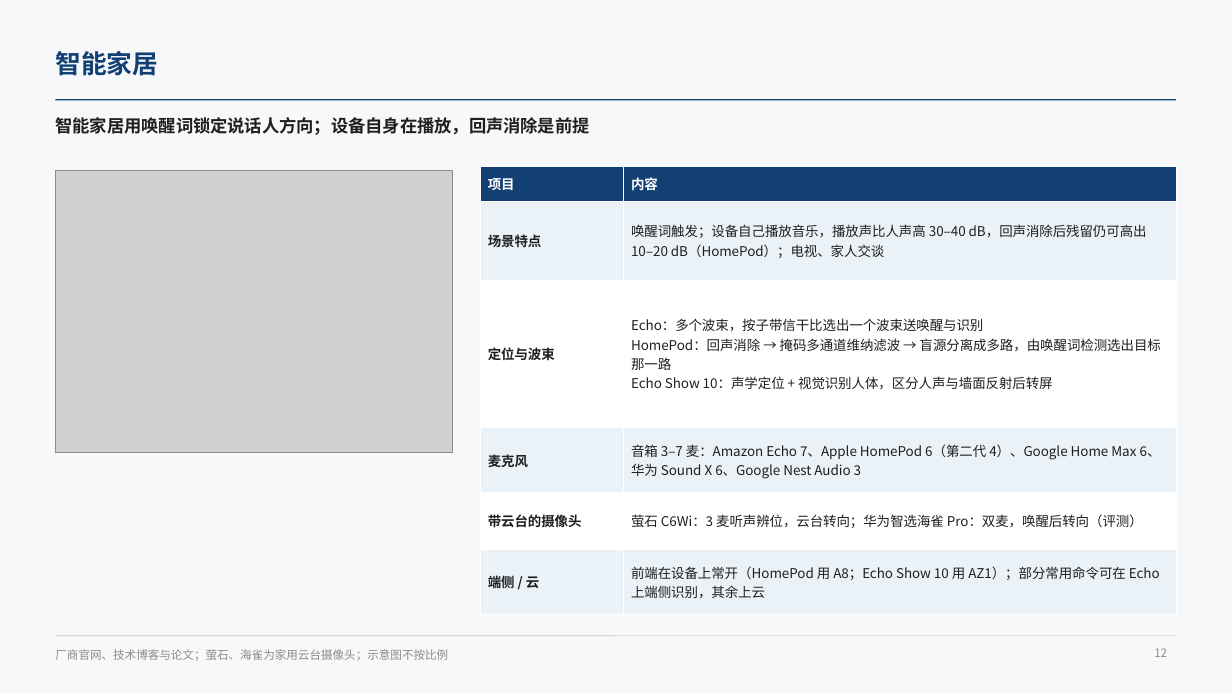
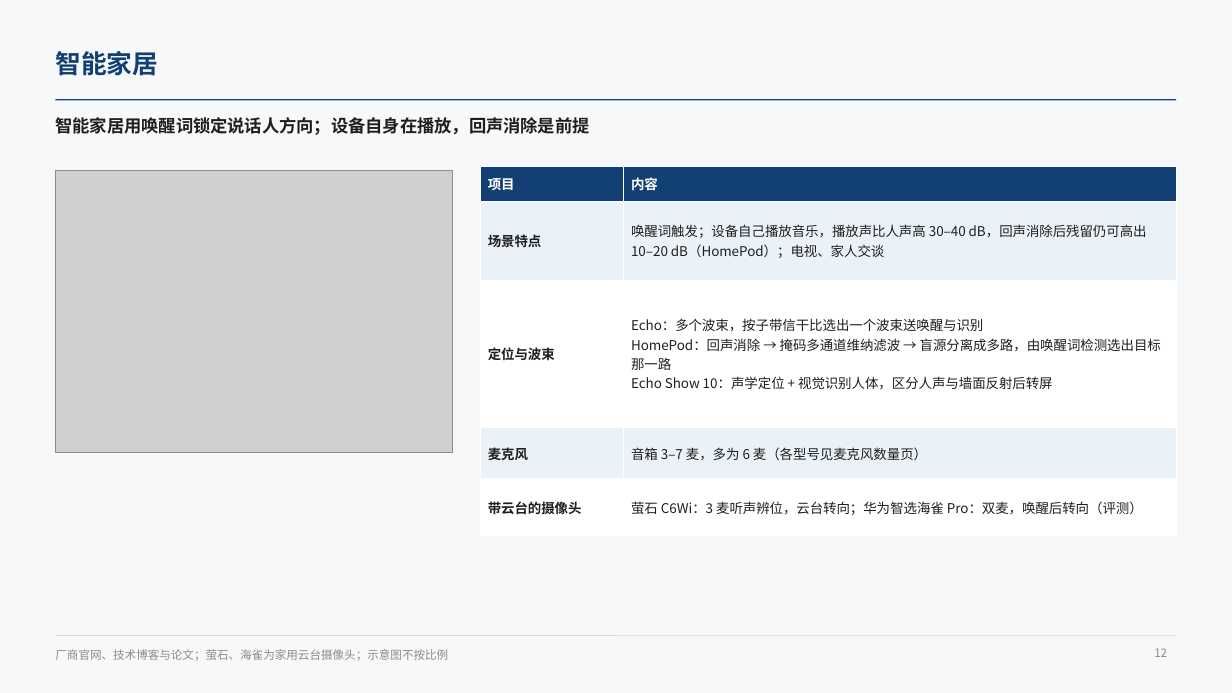
Before and after one commit to ZeroFoxxi/ssl-scene1, a slide deck: slide 12 of 01_场景一_摄像头声源定位/技术总结/声源定位与波束成形技术总结.pptx. Drawn at 1232x693 pixels with LibreOffice and Linux fonts; fonts in the diff are those of the drawing; grey boxes stand for pictures. Boxes give left, top, right and bottom in pixels: in the first picture for what was removed or moved away, otherwise in the second. Text is boxed around its words. In the diff, an @@ line names an element or a change of style, - is before the commit and + after.

```diff
--- a/01_场景一_摄像头声源定位/技术总结/声源定位与波束成形技术总结.pptx
+++ b/01_场景一_摄像头声源定位/技术总结/声源定位与波束成形技术总结.pptx
@@ table at [481,166,1177,519] @@
-row 4, column 2: 音箱 3–7 麦：Amazon Echo 7、Apple HomePod 6（第二代 4）、Google Home Max 6、华为 Sound X 6、Google Nest Audio 3
+row 4, column 2: 音箱 3–7 麦，多为 6 麦（各型号见麦克风数量页）
-row 6: 端侧 / 云 | 前端在设备上常开（HomePod 用 A8；Echo Show 10 用 AZ1）；部分常用命令可在 Echo 上端侧识别，其余上云
```
Also in this commit, not shown: 4 other slides changed, 2 other files.
